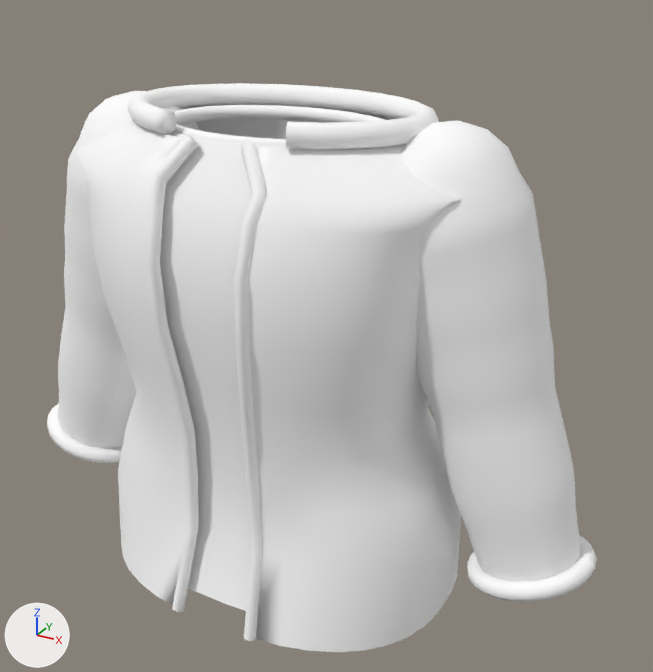
The glTF model modules/gamer-services/assets/avatars/v3/top_jacket.male.glb as it was, and as the next commit left it.
Camera for both pictures: a 50 mm lens placed at (0.519, -0.83, 1.489), pointed at (0.049, 0.023, 1.062). Every picture has the same lights, and +X, +Y and +Z are marked at lower left. The picture after the commit comes second. Vertices at exactly the same position are counted once.

Objects in the first picture: 'top_jacket'.
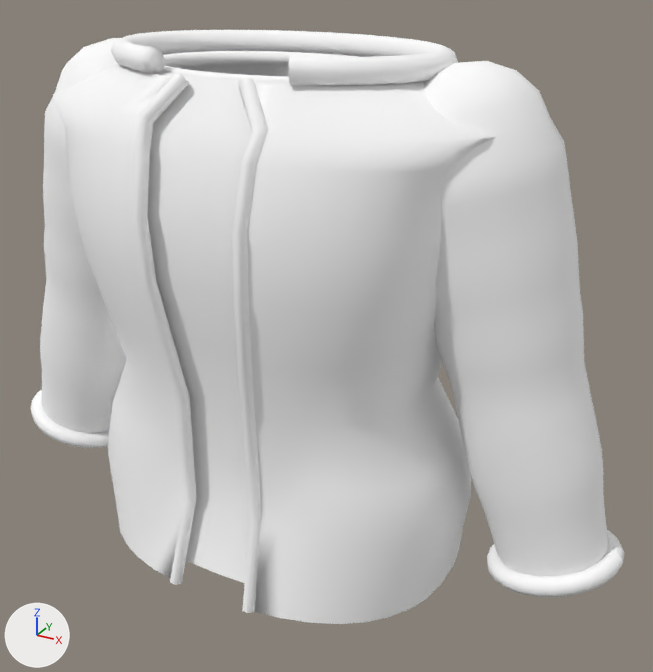
Boxes [x1, y1, x2, y2] around the edits, measured in the pictures (653 x 672 px; the box of a moved part takes in the faces that stretch with it):
'top_jacket', reshaped (8% wider): before [47, 83, 597, 652]; after [31, 30, 624, 624]
part 1 of me_top_jacket, moved or reshaped: before [173, 105, 384, 146]; after [159, 51, 358, 83]
part 2 of me_top_jacket, moved or reshaped: before [467, 536, 597, 602]; after [487, 530, 624, 597]
part 3 of me_top_jacket, moved or reshaped: before [47, 403, 122, 463]; after [31, 390, 109, 448]
part 4 of me_top_jacket, moved or reshaped: before [58, 83, 581, 652]; after [40, 30, 608, 624]

The change, as a list of edits to the scene's bpy script:
```text
Change me_top_jacket:
    used by ob_top_jacket; location = (0.0, 0.0, 0.0)
    remove me_top_jacket.from_pydata(...)  # 2480 vertices, 4740 faces; spans x -0.389..0.389, y -0.168..0.171, z 0.754..1.331
    add me_top_jacket.from_pydata(...)  # 2480 vertices, 4740 faces; spans x -0.416..0.417, y -0.168..0.171, z 0.794..1.391
    me_top_jacket part 1: the loose piece of 256 vertices spanning x -0.141..0.141, y -0.091..0.103, z 1.294..1.31 is multiplied about its middle by the matrix ((1.112, 0.0, 0.0), (0.0, 1.054, 0.0), (0.0, 0.0, 1.0)), then moved by (0.0, 0.0, 0.06)
    me_top_jacket part 2: the loose piece of 192 vertices spanning x 0.249..0.389, y -0.056..0.076, z 0.817..0.874 is scaled about its middle by (1.04, 1.03, 0.983), then moved by (0.025, 0.0, 0.018)
    me_top_jacket part 3: the loose piece of 192 vertices spanning x -0.389..-0.248, y -0.056..0.076, z 0.816..0.874 is scaled about its middle by (1.04, 1.03, 0.983), then moved by (-0.025, 0.0, 0.018)
    me_top_jacket part 4: 1840 of 2480 vertices moved; they spanned x -0.373..0.373, y -0.168..0.171, z 0.754..1.331 and now span x -0.4..0.4, y -0.168..0.171, z 0.794..1.391; mean shift (0.0, 0.0, 0.046); largest move (0.233, 0.0, 1.268) -> (0.259, 0.0, 1.328)
```
